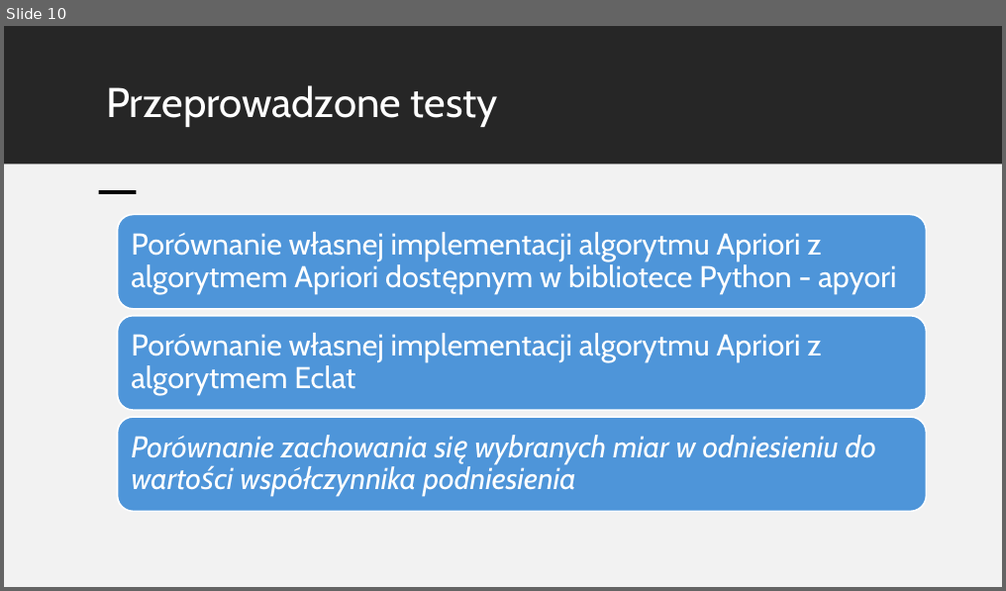
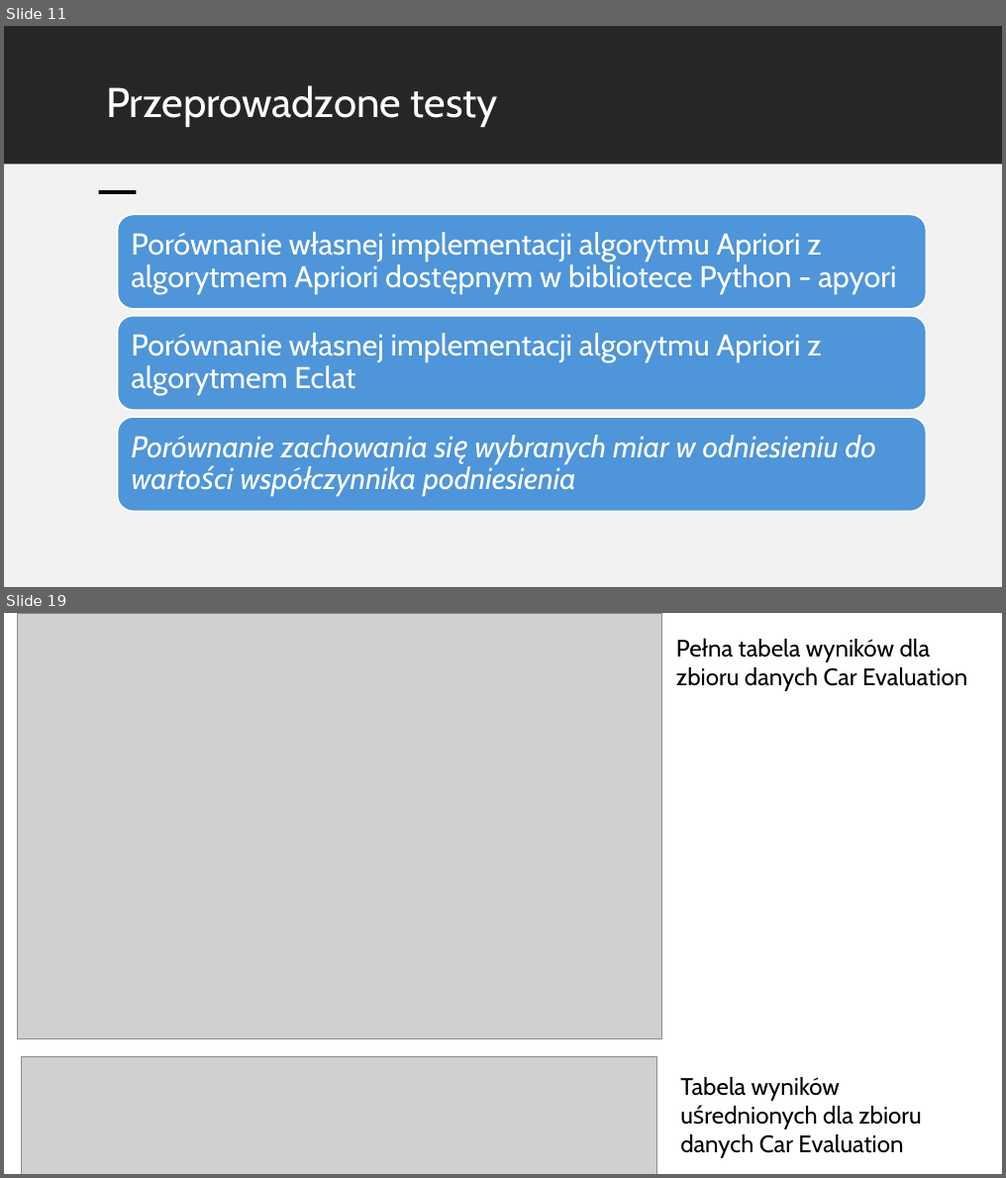
Before and after one commit to mik00laj/MED-association-rules-discovery, a slide deck: Etap II/MED - Prezentacja wstępa Etap II.pptx. Shown one above the other, each under a label of ours: slide 10 before the commit, slides 11 and 19 after it; the slides between them are not shown. The pictures are 1006x591 and 1006x1178 pixels, drawn with LibreOffice and Linux fonts; fonts in the diff are those of the drawing; grey boxes stand for pictures. Boxes give left, top, right and bottom in pixels: in the first picture for what was removed or moved away, otherwise in the second. Text is boxed around its words. In the diff, an @@ line names an element or a change of style, - is before the commit and + after.

```diff
--- a/Etap II/MED - Prezentacja wstępa Etap II.pptx
+++ b/Etap II/MED - Prezentacja wstępa Etap II.pptx
@@ slide 19 added at [4, 613, 1002, 1174], background #FFFFFF @@
@@ picture added at [17, 613, 661, 1040] @@
@@ text added at [676, 639, 967, 691], 23 pt, text #000000 @@
+Pełna tabela wyników dla zbioru danych Car Evaluation
@@ picture added at [21, 1057, 657, 1174] @@
@@ text added at [680, 1077, 922, 1158], 23 pt, text #000000 @@
+Tabela wyników uśrednionych dla zbioru danych Car Evaluation
@@ what was slide 10 is now slide 11 @@
```
Also in this commit, not shown: 9 slides changed, 6 other slides added, 2 slides removed, 4 other files.
